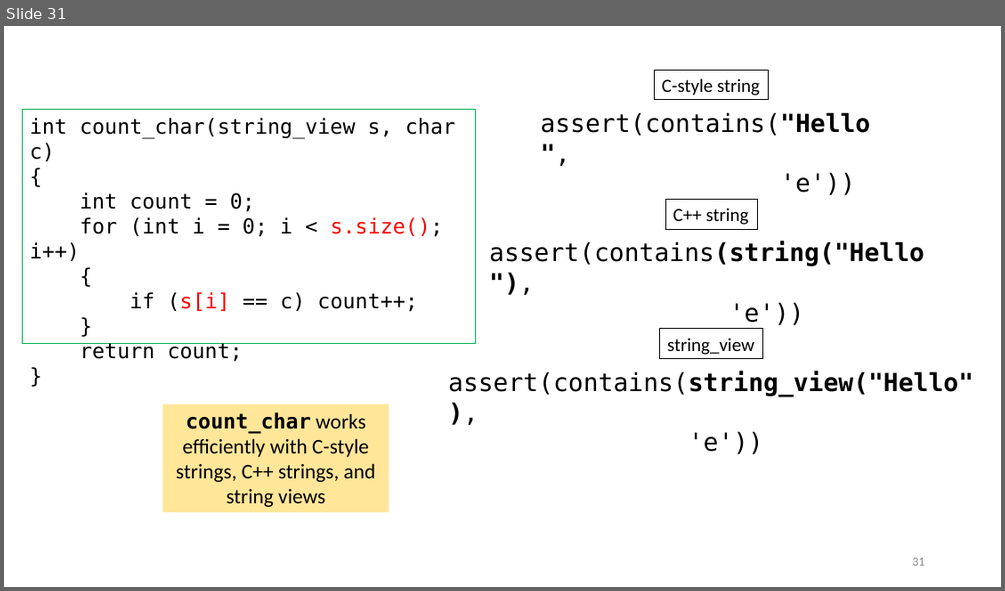
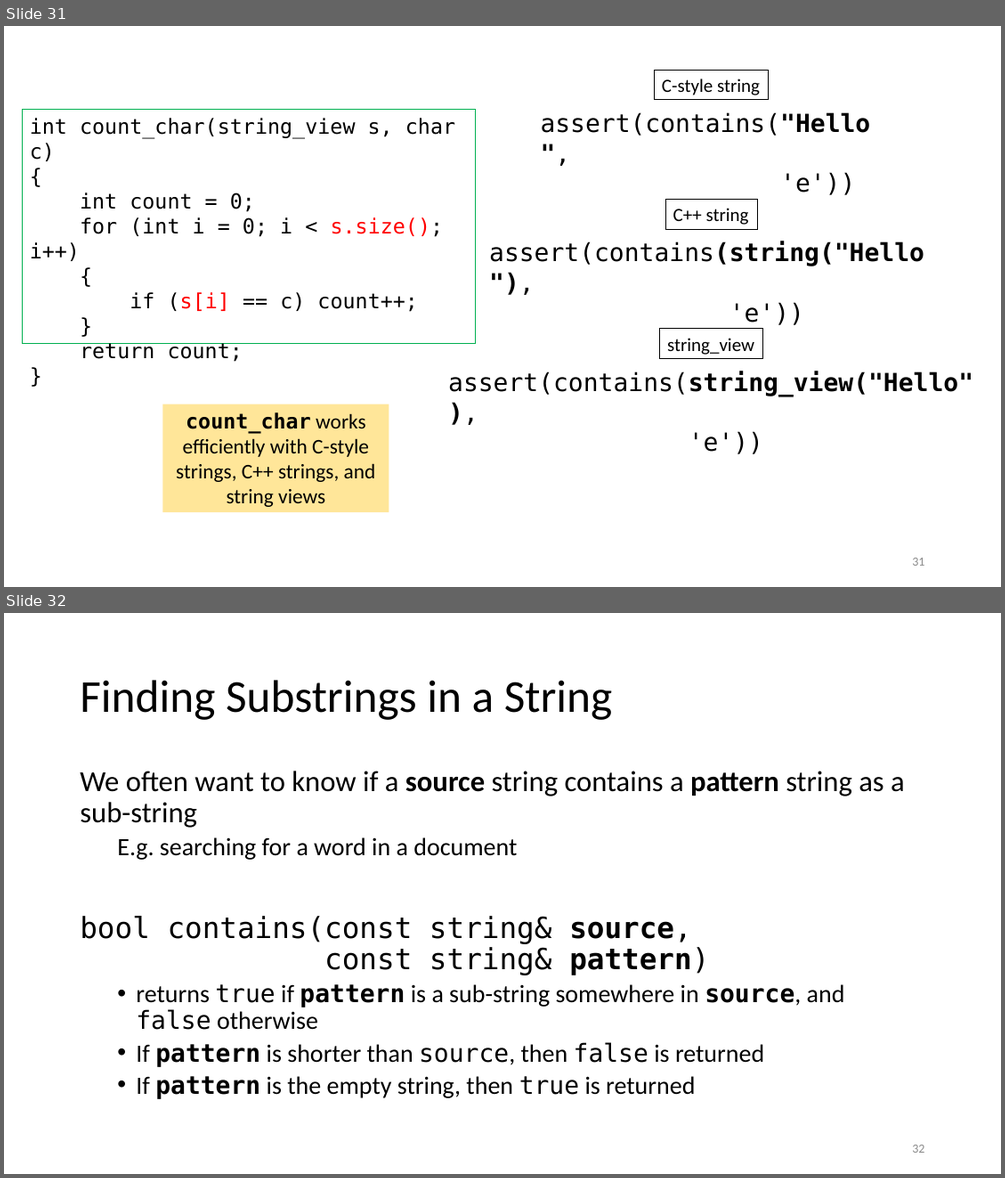
Before and after one commit to tjd1234/cmpt225summer2023, a slide deck: lecture_notes/week12/week12_strings.pptx. Shown one above the other, each under a label of ours: slide 31 before the commit, slides 31 and 32 after it. The pictures are 1005x591 and 1005x1178 pixels, drawn with LibreOffice and Linux fonts; fonts in the diff are those of the drawing. Boxes give left, top, right and bottom in pixels: in the first picture for what was removed or moved away, otherwise in the second. Text is boxed around its words. In the diff, an @@ line names an element or a change of style, - is before the commit and + after.

```diff
--- a/lecture_notes/week12/week12_strings.pptx
+++ b/lecture_notes/week12/week12_strings.pptx
@@ slide 32 added at box(4, 613, 1001, 1174), background #FFFFFF @@
@@ title added at box(80, 680, 612, 720), 44 pt, text #000000 @@
+Finding Substrings in a String
@@ text added at box(80, 771, 905, 1099), 24 pt, text #000000 @@
+We often want to know if a source string contains a pattern string as a sub-string
+  E.g. searching for a word in a document
+bool contains(const string& source,
+const string& pattern)
+  • returns true if pattern is a sub-string somewhere in source, and false otherwise
+  • If pattern is shorter than source, then false is returned
+  • If pattern is the empty string, then true is returned
@@ page number added at box(912, 1144, 924, 1152), 12 pt, text #8C8C8C @@
+32
```
Also in this commit, not shown: 2 slides changed, 19 other slides added.
